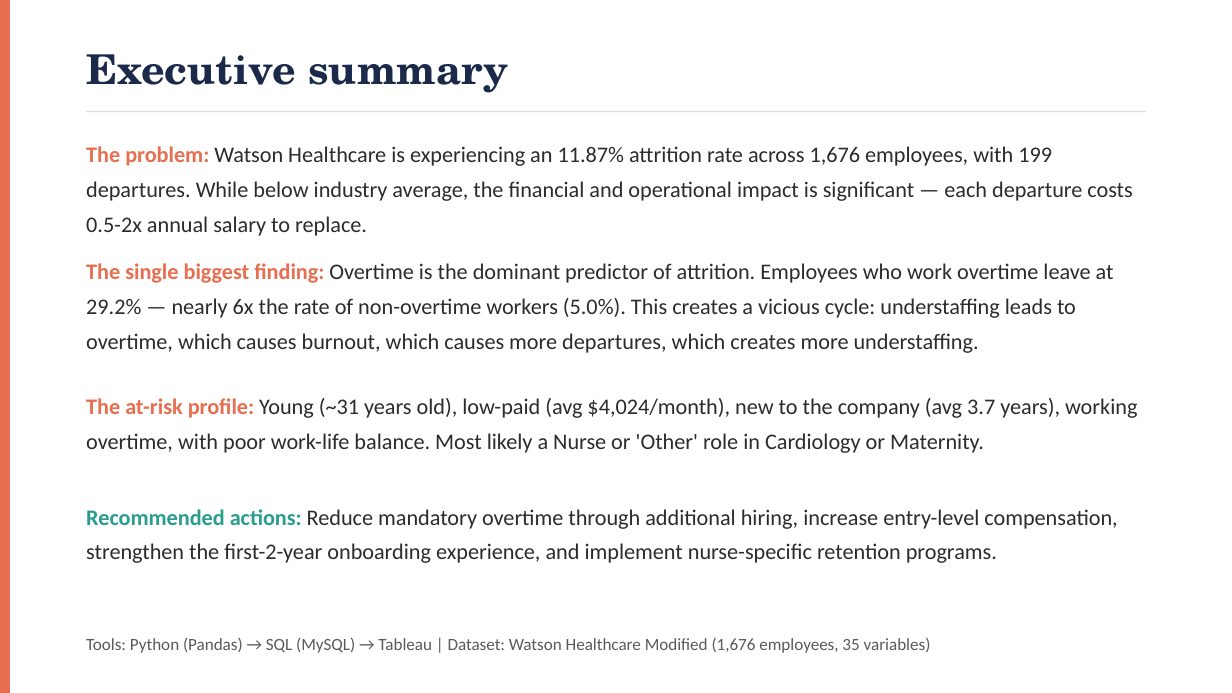
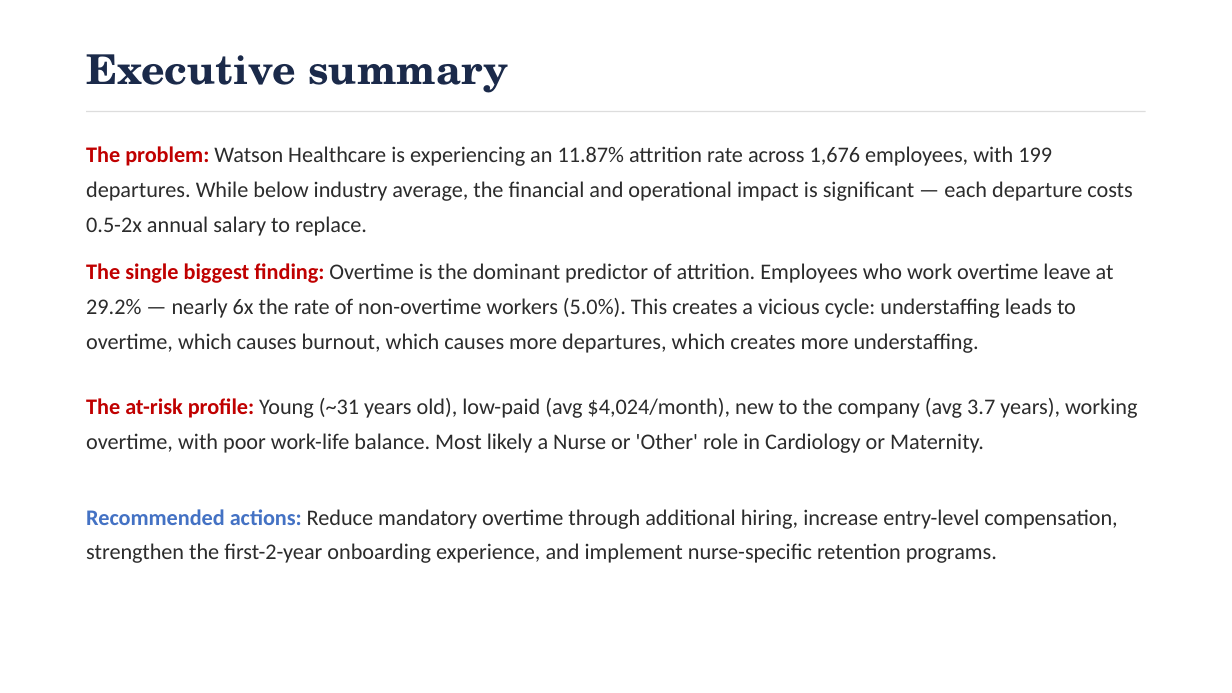
Before and after one commit to sjaivaranasi/Watson-Healthcare-Attrition-Analysis, a slide deck: slide 2 of presentation/Watson_Healthcare_Attrition_Presentation.pptx. Drawn at 1232x693 pixels with LibreOffice and Linux fonts; fonts in the diff are those of the drawing. Boxes give left, top, right and bottom in pixels: in the first picture for what was removed or moved away, otherwise in the second. Text is boxed around its words. In the diff, an @@ line names an element or a change of style, - is before the commit and + after.

Commit message:
update presentation to match new viz color scheme

```diff
--- a/presentation/Watson_Healthcare_Attrition_Presentation.pptx
+++ b/presentation/Watson_Healthcare_Attrition_Presentation.pptx
@@ rectangle removed at bbox=[0, 0, 10, 692] @@
@@ text "The problem: Watson Healthcare is ..." at bbox=[86, 146, 1132, 236]: text colour #E76F51 to #C00000 in "The problem:" @@
@@ text "The single biggest finding: Overtime ..." at bbox=[86, 263, 1114, 353]: text colour #E76F51 to #C00000 in "The single biggest finding:" @@
@@ text "The at-risk profile: Young (~31 ..." at bbox=[86, 398, 1137, 453]: text colour #E76F51 to #C00000 in "The at-risk profile:" @@
@@ text "Recommended actions: Reduce mandatory overtime ..." at bbox=[86, 509, 1117, 563]: text colour #2A9D8F to #4472C4 in "Recommended actions:" @@
@@ text removed at bbox=[86, 637, 931, 653] @@
-Tools: Python (Pandas) → SQL (MySQL) → Tableau | Dataset: Watson Healthcare Modified (1,676 employees, 35 variables)
```
Also in this commit, not shown: 9 other slides changed, 2 other files.
